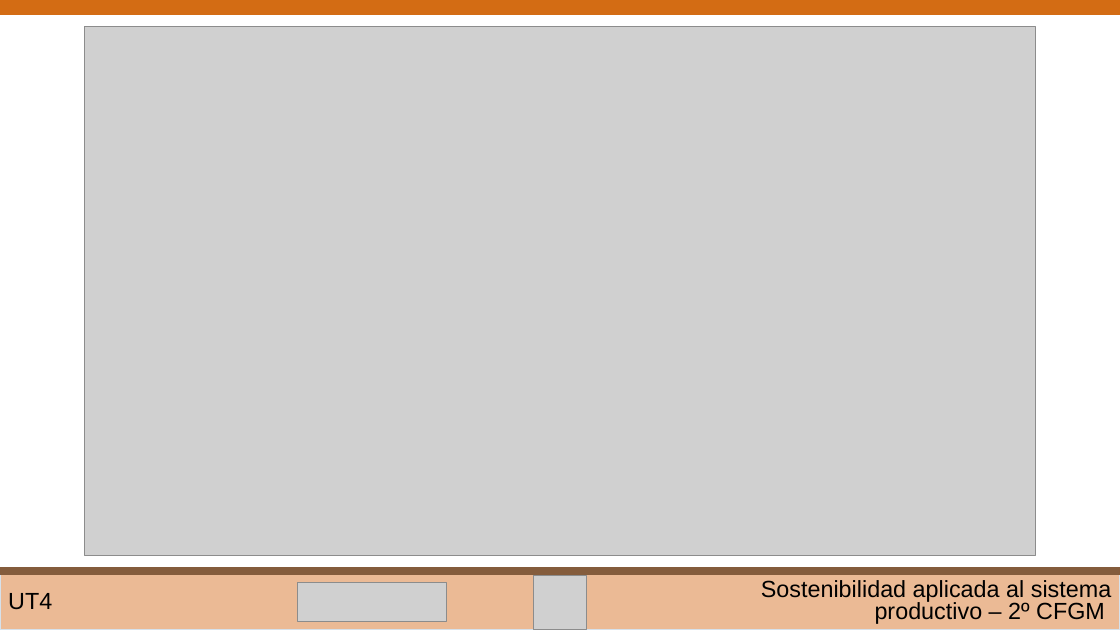
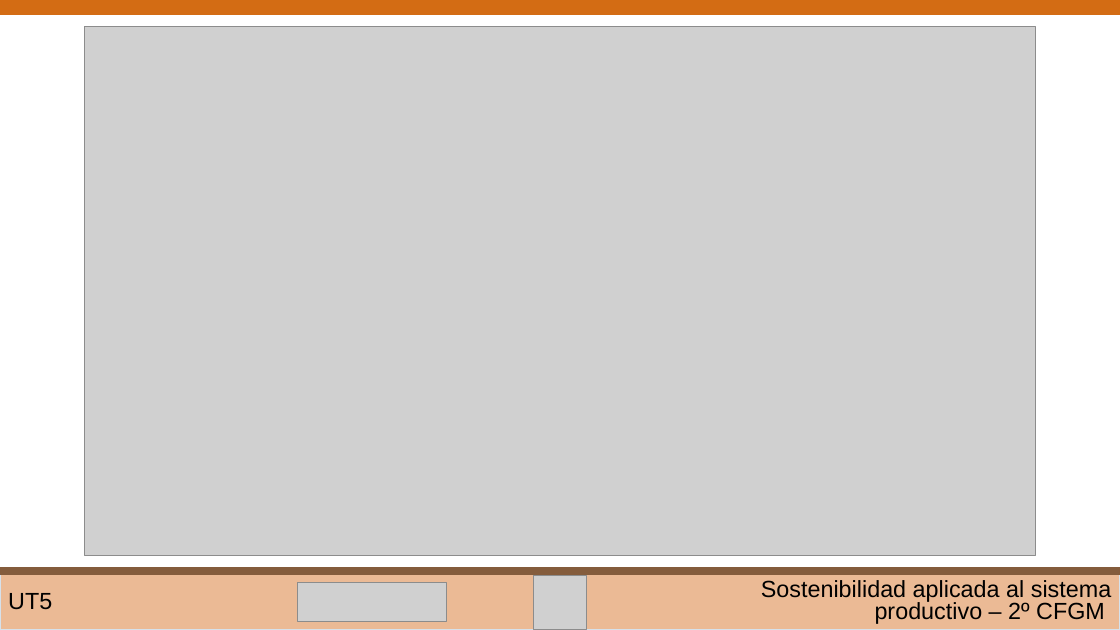
Before and after one commit to javieregeablasco/Apuntes, a slide deck: slide 9 of docs/SMX/SMX_2/Sostenibilidad/img_5/RA2CEcd.odp. Drawn at 1120x630 pixels with LibreOffice and Linux fonts; fonts in the diff are those of the drawing; grey boxes stand for pictures. Boxes give left, top, right and bottom in pixels: in the first picture for what was removed or moved away, otherwise in the second. Text is boxed around its words. In the diff, an @@ line names an element or a change of style, - is before the commit and + after.

```diff
--- a/docs/SMX/SMX_2/Sostenibilidad/img_5/RA2CEcd.odp
+++ b/docs/SMX/SMX_2/Sostenibilidad/img_5/RA2CEcd.odp
@@ text at [8, 593, 52, 610]: text changed @@
-UT4
+UT5
```
Also in this commit, not shown: 12 other slides changed, 3 slides removed, 1 other file.
